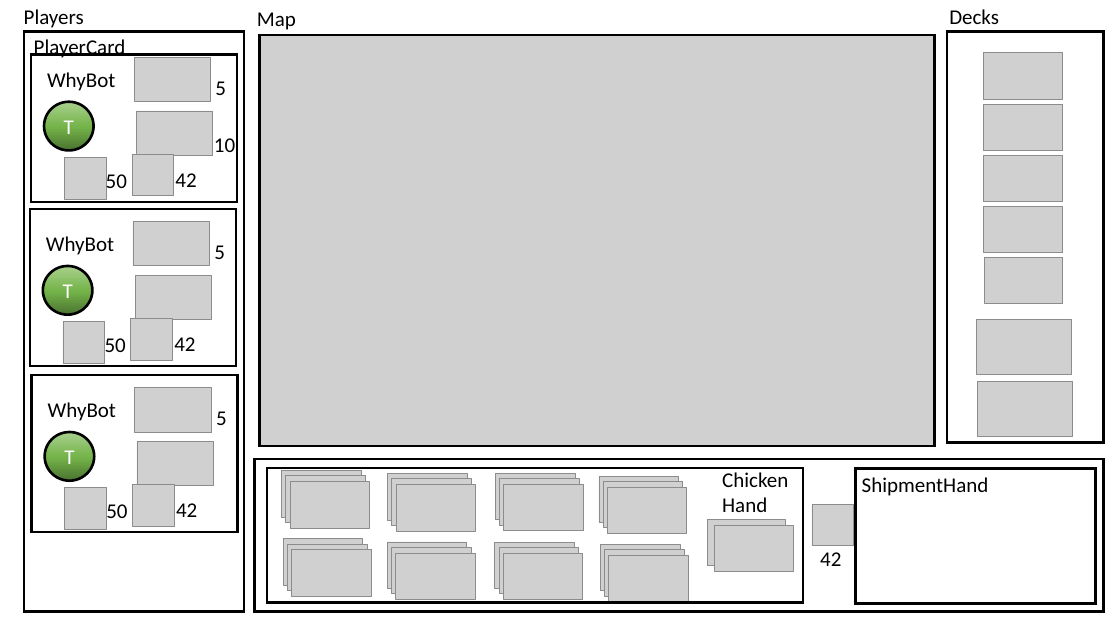
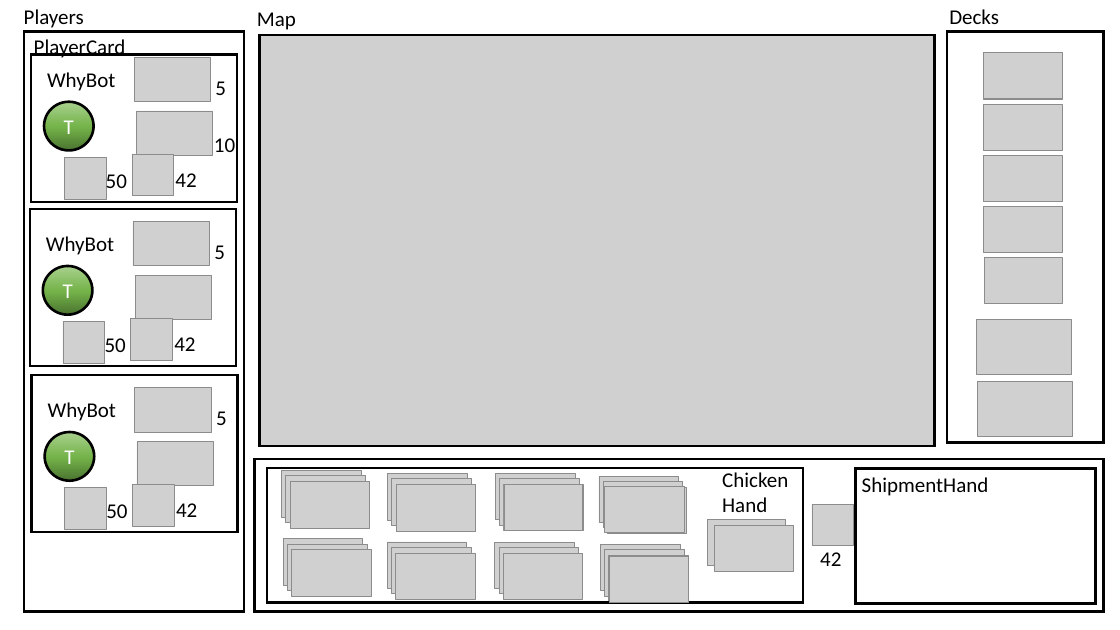
Before and after one commit to TobyHoltzman/chicken-to-fried, a slide deck: slide 1 of wireframe.pptx. Drawn at 1120x630 pixels with LibreOffice and Linux fonts; fonts in the diff are those of the drawing; grey boxes stand for pictures. Boxes give left, top, right and bottom in pixels: in the first picture for what was removed or moved away, otherwise in the second. Text is boxed around its words. In the diff, an @@ line names an element or a change of style, - is before the commit and + after.

```diff
--- a/wireframe.pptx
+++ b/wireframe.pptx
@@ picture added at [605,486,684,533] @@
@@ picture added at [609,556,689,602] @@
```
Also in this commit, not shown: 30 other files.
